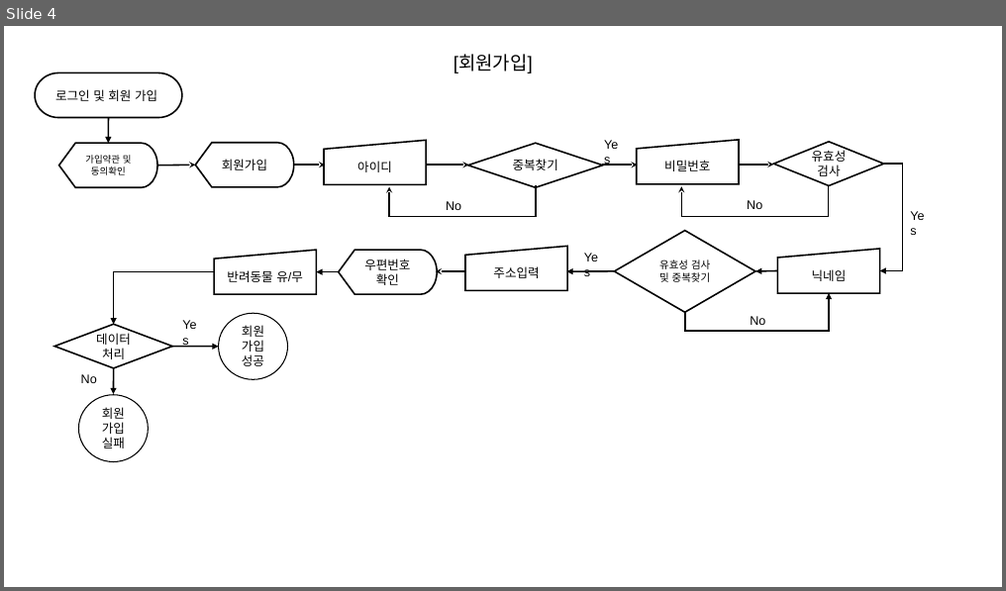
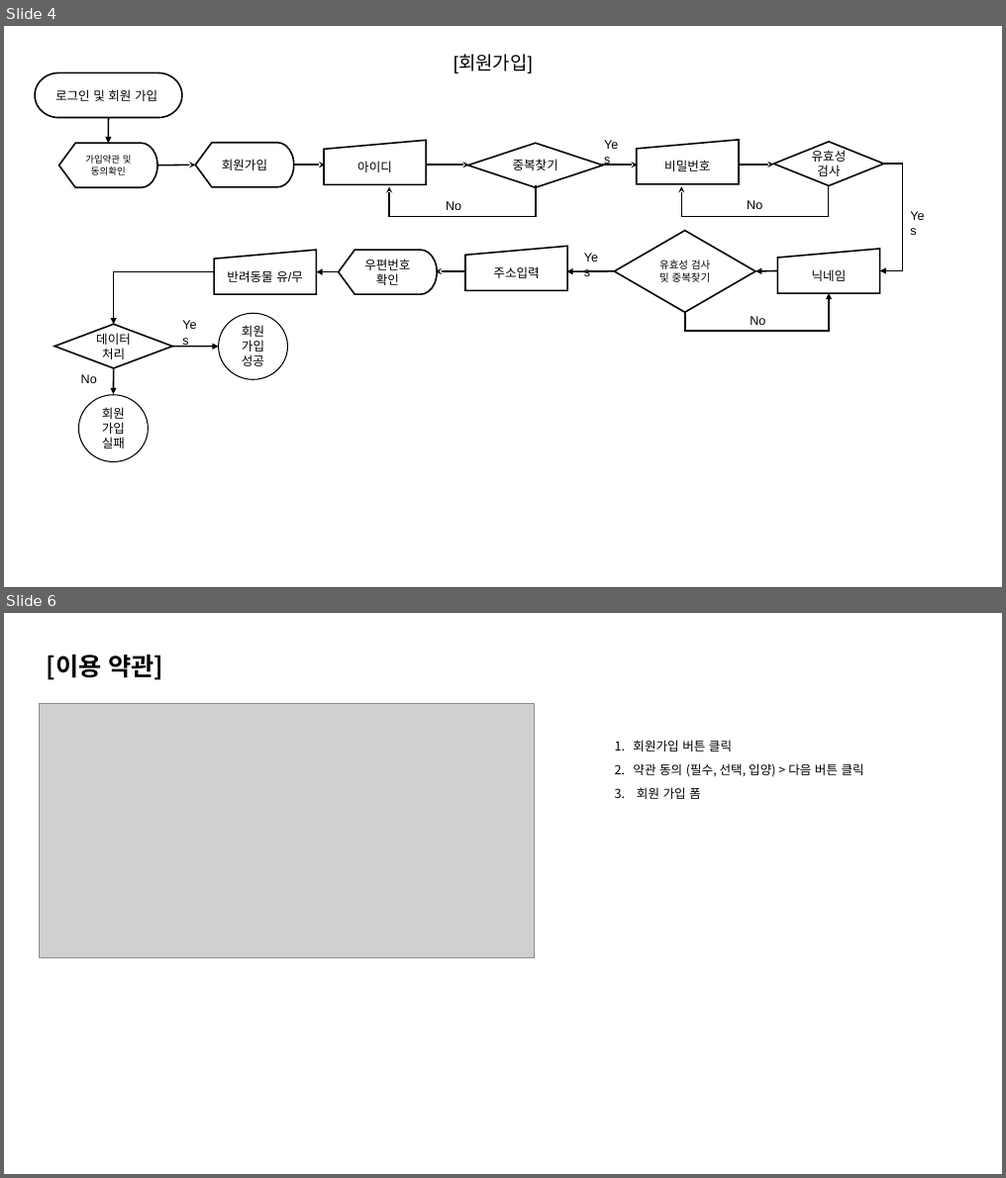
Before and after one commit to Kangchaeyun77/ecommerce7th, a slide deck: resource/30.analysis/310.request/312.Happy Steps]프로세스정의서.pptx. Shown one above the other, each under a label of ours: slide 4 before the commit, slides 4 and 6 after it; the slides between them are not shown. The pictures are 1006x591 and 1006x1178 pixels, drawn with LibreOffice and Linux fonts; fonts in the diff are those of the drawing; grey boxes stand for pictures. Boxes give left, top, right and bottom in pixels: in the first picture for what was removed or moved away, otherwise in the second. Text is boxed around its words. In the diff, an @@ line names an element or a change of style, - is before the commit and + after.

```diff
--- a/resource/30.analysis/310.request/312.Happy Steps]프로세스정의서.pptx
+++ b/resource/30.analysis/310.request/312.Happy Steps]프로세스정의서.pptx
@@ slide 6 added at (4,613,1002,1174), background #FFFFFF @@
@@ text added at (47,655,163,680), 24 pt, text #000000, bold @@
+[이용 약관]
@@ picture added at (39,703,534,959) @@
@@ text added at (633,740,864,799), 12 pt, text #000000 @@
+1. 회원가입 버튼 클릭
+2. 약관 동의 (필수, 선택, 입양) > 다음 버튼 클릭
+3. 회원 가입 폼
```
Also in this commit, not shown: 3 other slides added.
